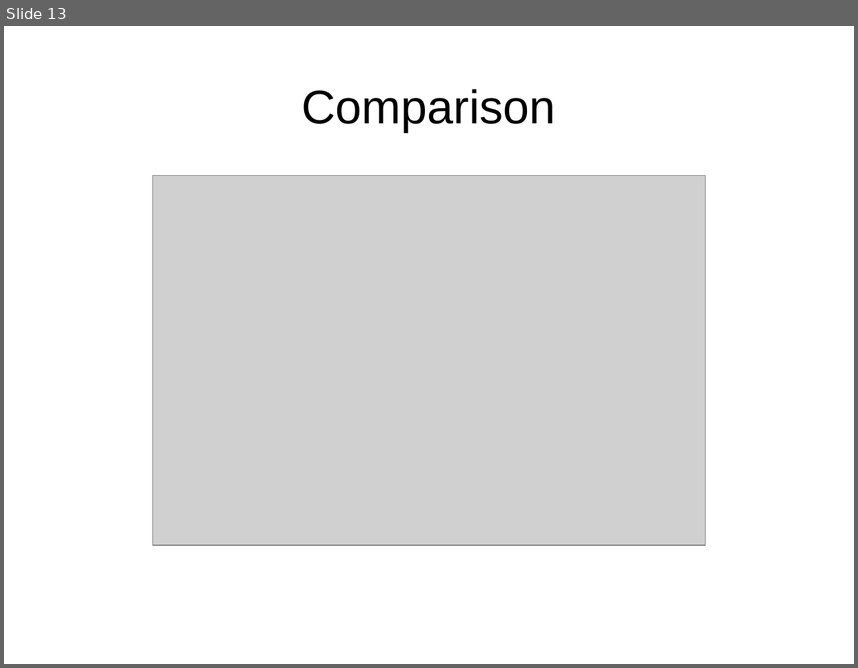
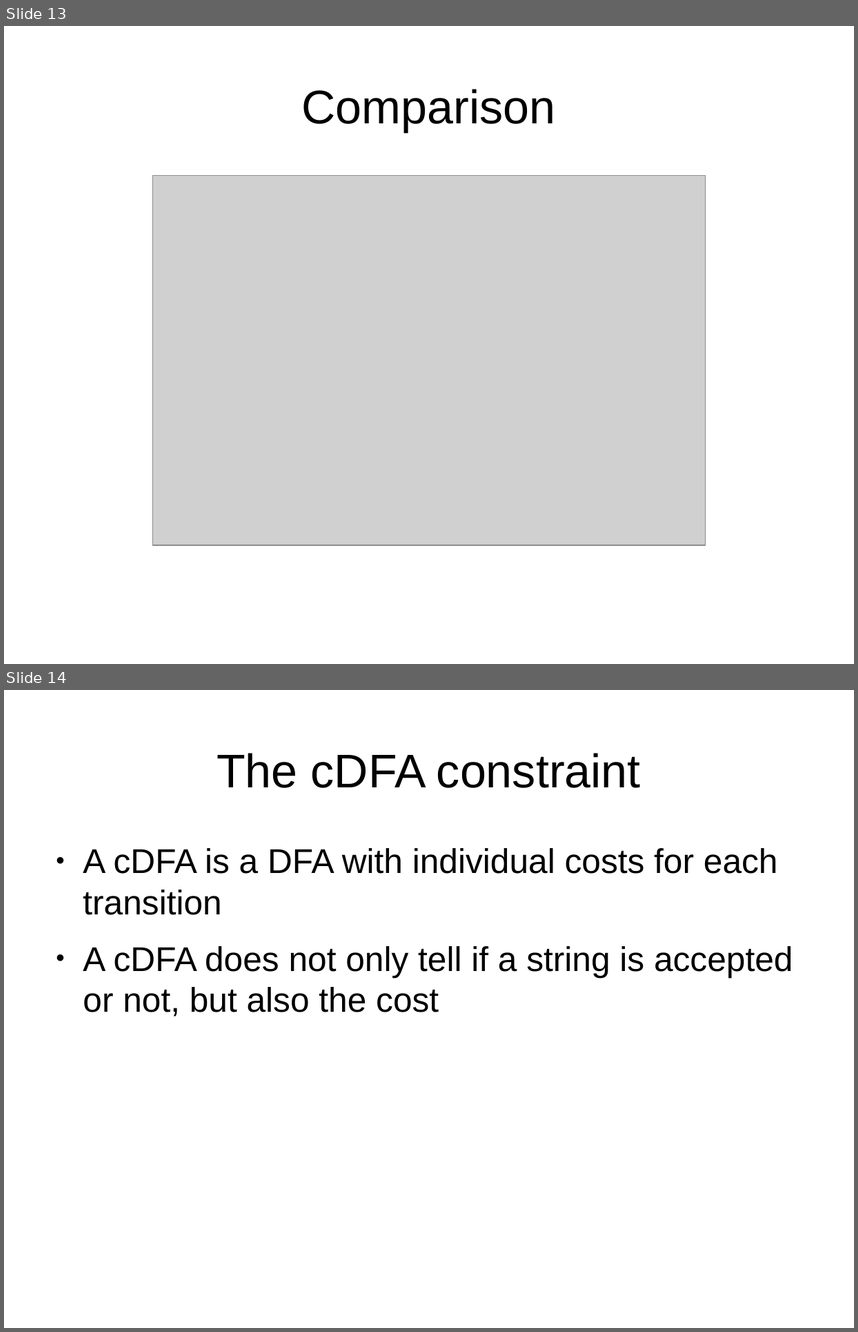
Before and after one commit to klutt/gecode-tuples, a slide deck: doc/presentation.odp. Shown one above the other, each under a label of ours: slide 13 before the commit, slides 13 and 14 after it. The pictures are 858x668 and 858x1332 pixels, drawn with LibreOffice and Linux fonts; fonts in the diff are those of the drawing; grey boxes stand for pictures. Boxes give left, top, right and bottom in pixels: in the first picture for what was removed or moved away, otherwise in the second. Text is boxed around its words. In the diff, an @@ line names an element or a change of style, - is before the commit and + after.

```diff
--- a/doc/presentation.odp
+++ b/doc/presentation.odp
@@ slide 14 added at bbox=[4, 690, 854, 1328], background #FFFFFF @@
@@ title added at bbox=[217, 753, 641, 788], 44 pt, text #000000 @@
+The cDFA constraint
@@ text added at bbox=[83, 848, 793, 1016], 32 pt, text #000000 @@
+● A cDFA is a DFA with individual costs for each transition
+● A cDFA does not only tell if a string is accepted or not, but also the cost
```
Also in this commit, not shown: 10 other slides added, 5 other files.
